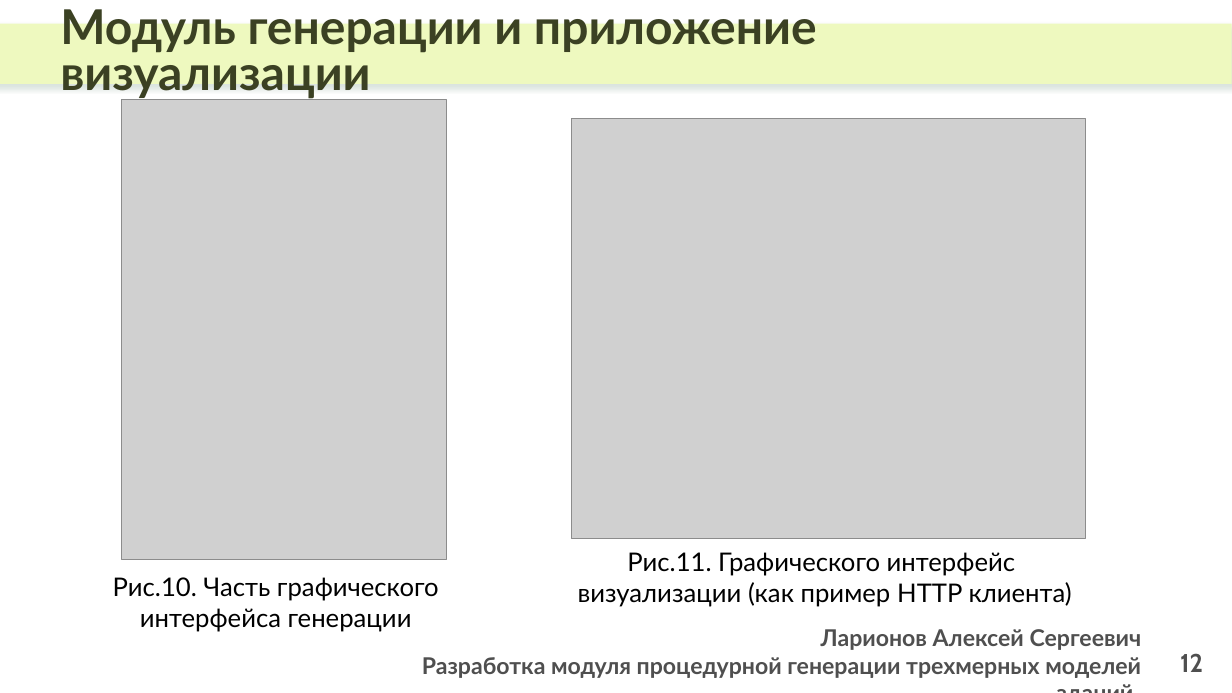
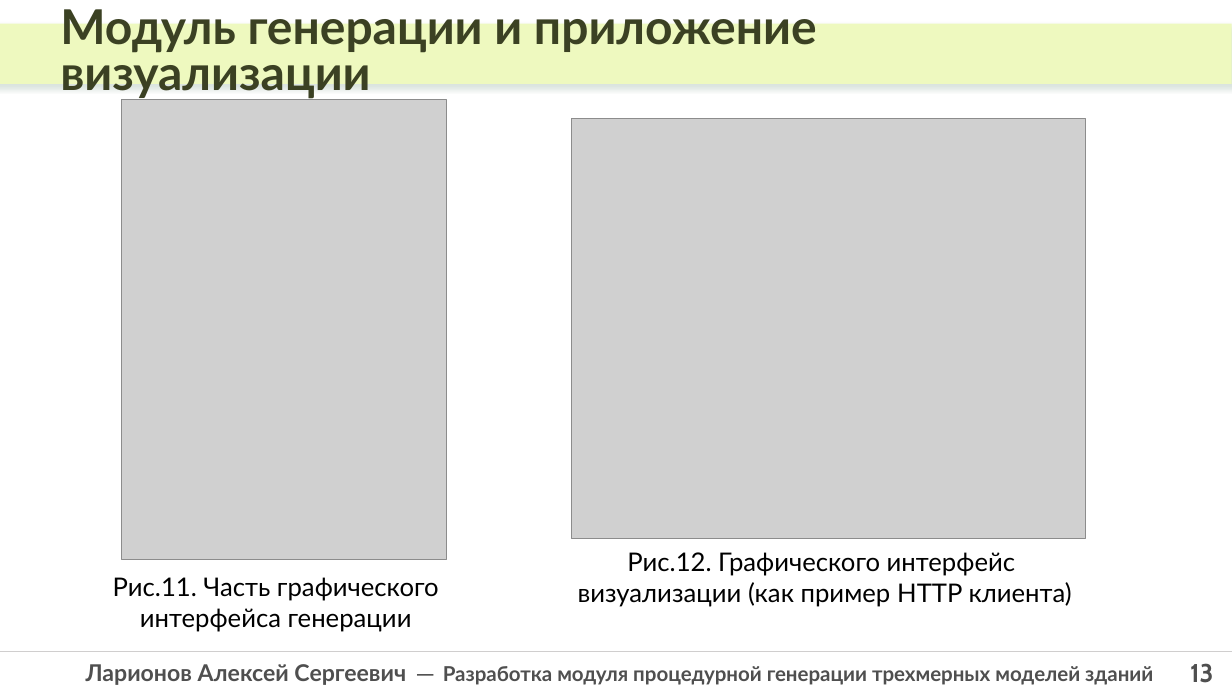
Before and after one commit to laralex/polytech-bachelor-thesis, a slide deck: slide 13 of defence/Ларионов_АС_ВКР_слайды.pptx (slide 12 before the commit). Drawn at 1232x693 pixels with LibreOffice and Linux fonts; fonts in the diff are those of the drawing; grey boxes stand for pictures. Boxes give left, top, right and bottom in pixels: in the first picture for what was removed or moved away, otherwise in the second. Text is boxed around its words. In the diff, an @@ line names an element or a change of style, - is before the commit and + after.

```diff
--- a/defence/Ларионов_АС_ВКР_слайды.pptx
+++ b/defence/Ларионов_АС_ВКР_слайды.pptx
@@ text at box(627, 552, 1015, 576): text changed @@
-Рис.11. Графического интерфейс
+Рис.12. Графического интерфейс
@@ text at box(113, 577, 439, 632): text changed @@
-Рис.10. Часть графического интерфейса генерации
+Рис.11. Часть графического интерфейса генерации
@@ line added from (0, 652) to (1232, 652), #D0CECE 1 pt @@
@@ page number removed at box(1180, 653, 1203, 672) @@
-12
@@ text at box(86, 664, 1153, 685): text changed; size 18 to 16 pt @@
-Ларионов Алексей Сергеевич
-Разработка модуля процедурной генерации трехмерных моделей зданий
+Ларионов Алексей Сергеевич ─ Разработка модуля процедурной генерации трехмерных моделей зданий
@@ page number added at box(1190, 663, 1213, 683), 20 pt, text #4F4F4F, bold @@
+13
```
Also in this commit, not shown: 14 other slides changed, 1 slide added, 3 other files.
